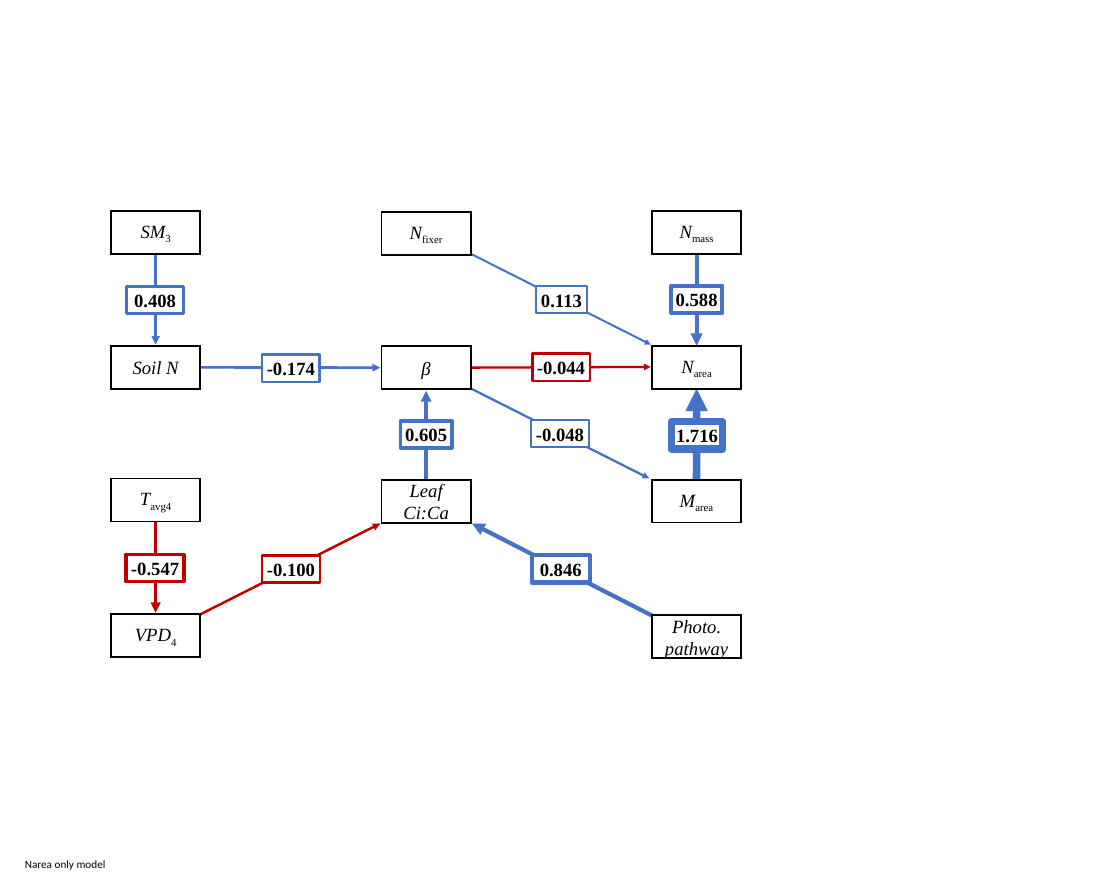
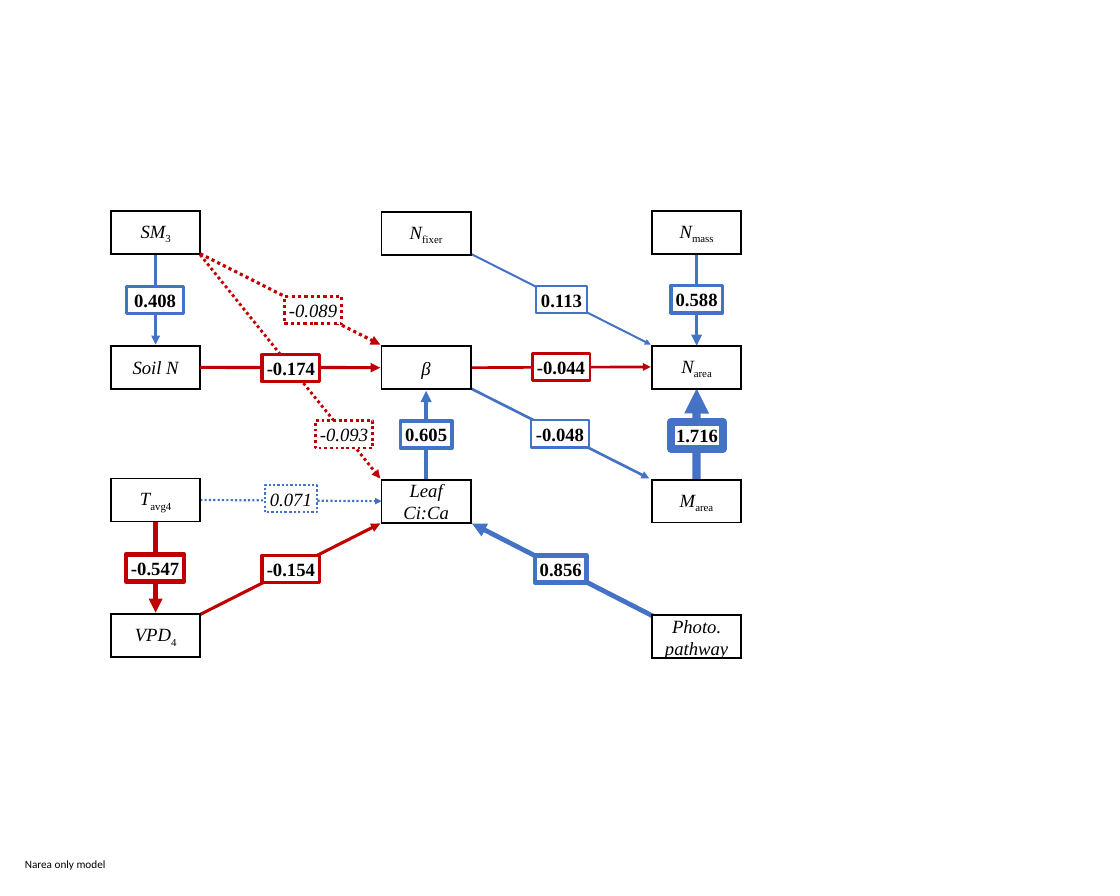
Before and after one commit to eaperkowski/TX_ecolab_leafNitrogen, a slide deck: slide 3 of working_drafts/figs/TXeco_SEM_ppt_fig.pptx. Drawn at 1120x896 pixels with LibreOffice and Linux fonts; fonts in the diff are those of the drawing. Boxes give left, top, right and bottom in pixels: in the first picture for what was removed or moved away, otherwise in the second. Text is boxed around its words. In the diff, an @@ line names an element or a change of style, - is before the commit and + after.

```diff
--- a/working_drafts/figs/TXeco_SEM_ppt_fig.pptx
+++ b/working_drafts/figs/TXeco_SEM_ppt_fig.pptx
@@ arrow added from (200, 255) to (380, 478), #C00000 4.56 pt dashed @@
@@ arrow added from (200, 254) to (380, 345), #C00000 5.09 pt dashed @@
@@ arrow (697, 254) - (697, 346): stroke #4472C4 6.54 pt to #4472C4 5.91 pt @@
@@ rectangle added at bbox=[284, 297, 342, 324], fill #FFFFFF, outline #C00000 5.09 pt dashed, 30 pt, text #000000, italic @@
+-0.089
@@ rectangle "-0.174" at bbox=[262, 355, 320, 382]: outline #4472C4 4.25 pt to #C00000 5.09 pt @@
@@ arrow (200, 367) - (380, 368): stroke #4472C4 4.25 pt to #C00000 5.09 pt @@
@@ rectangle added at bbox=[315, 421, 373, 448], fill #FFFFFF, outline #C00000 4.56 pt dashed, 30 pt, text #000000, italic @@
+-0.093
@@ arrow added from (200, 500) to (382, 501), #4472C4 3.48 pt dashed @@
@@ rectangle added at bbox=[265, 485, 317, 513], fill #FFFFFF, outline #4472C4 3.48 pt dashed, 30 pt, text #000000, italic @@
+0.071
@@ arrow (155, 521) - (155, 613): stroke #C00000 5.47 pt to #C00000 7.54 pt @@
@@ arrow (200, 615) - (380, 524): stroke #C00000 3.99 pt to #C00000 4.96 pt @@
@@ arrow (656, 618) - (472, 524): stroke #4472C4 6.76 pt to #4472C4 7.68 pt @@
@@ rectangle "-0.154" at bbox=[262, 556, 320, 583]: outline #C00000 3.99 pt to #C00000 4.96 pt @@
@@ text in rectangle at bbox=[267, 563, 315, 577]: text changed @@
--0.100
+-0.154
@@ rectangle "0.856": place and size @@
-rectangle "0.856" at bbox=[532, 556, 590, 583]
+rectangle "0.856" at bbox=[535, 556, 586, 583]
@@ rectangle "0.856" at bbox=[535, 556, 586, 583]: outline #4472C4 6.76 pt to #4472C4 7.68 pt @@
@@ text in rectangle at bbox=[540, 563, 582, 581]: text changed @@
-0.846
+0.856
```
Also in this commit, not shown: 6 other files.
